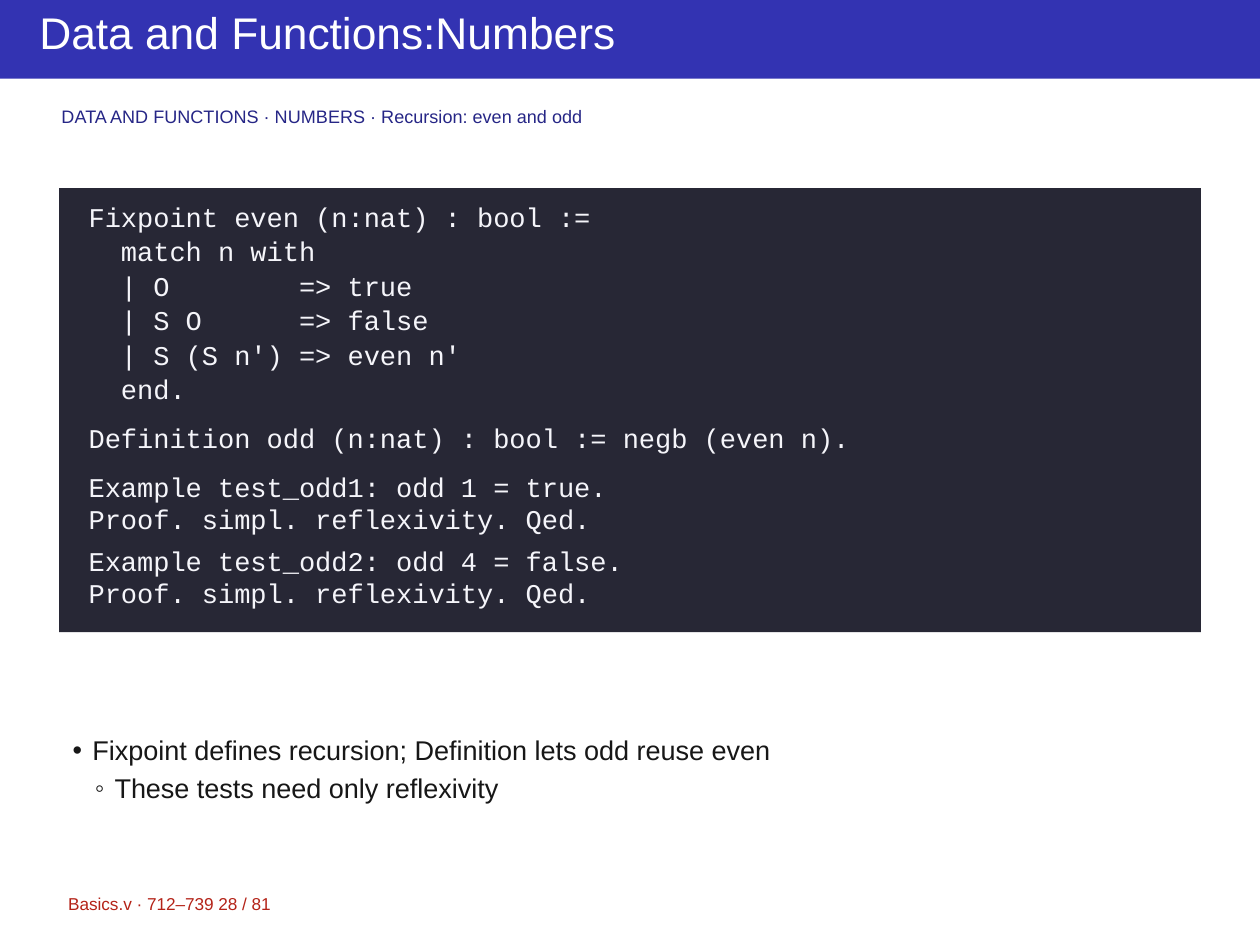
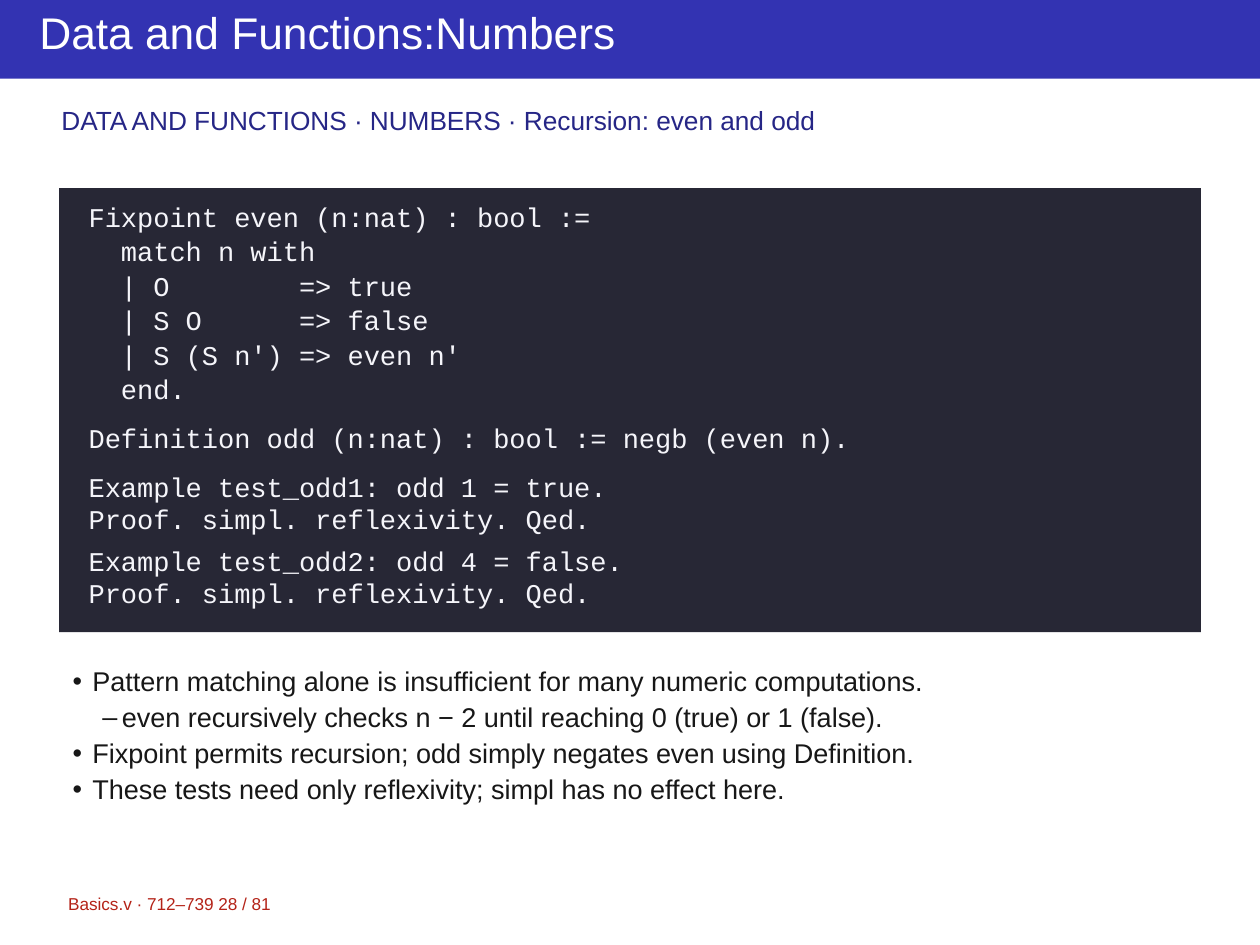
Before and after one commit to yuanruizhang5a/ppt-master, a slide deck: slide 28 of projects/course-rocq/Basics-2.pptx. Drawn at 1260x945 pixels with LibreOffice and Linux fonts; fonts in the diff are those of the drawing. Boxes give left, top, right and bottom in pixels: in the first picture for what was removed or moved away, otherwise in the second. Text is boxed around its words. In the diff, an @@ line names an element or a change of style, - is before the commit and + after.

```diff
--- a/projects/course-rocq/Basics-2.pptx
+++ b/projects/course-rocq/Basics-2.pptx
@@ text "DATA AND FUNCTIONS · NUMBERS ..." at [61, 111, 815, 131]: size 11 to 16 pt; line spacing 12.1pt to 17.6pt @@
@@ text at [92, 671, 923, 804]: text changed @@
-• Fixpoint defines recursion; Definition lets odd reuse even
-  ◦ These tests need only reflexivity
+• Pattern matching alone is insufficient for many numeric computations.
+  – even recursively checks n − 2 until reaching 0 (true) or 1 (false).
+• Fixpoint permits recursion; odd simply negates even using Definition.
+• These tests need only reflexivity; simpl has no effect here.
```
Also in this commit, not shown: 80 other slides changed, 7 other files.
